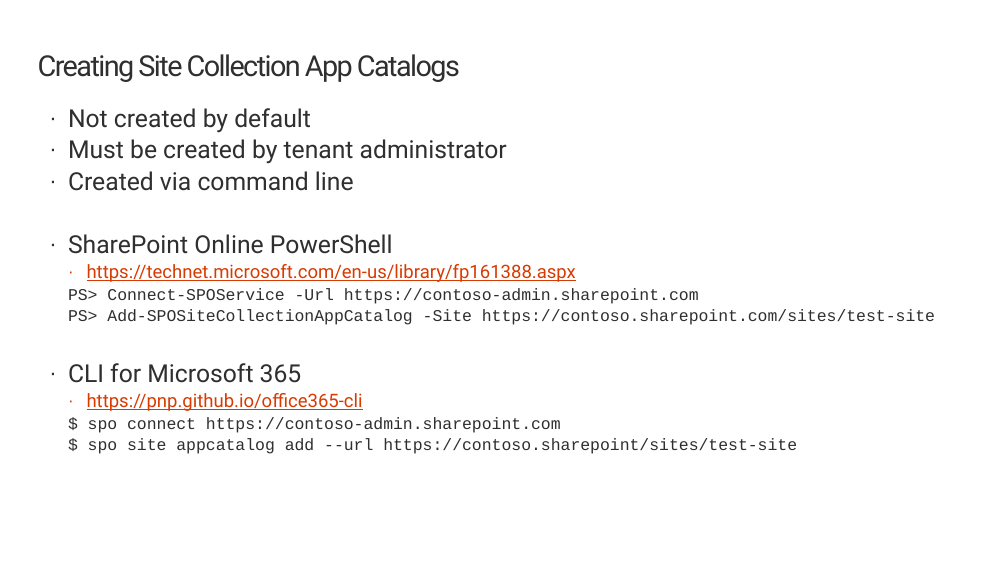
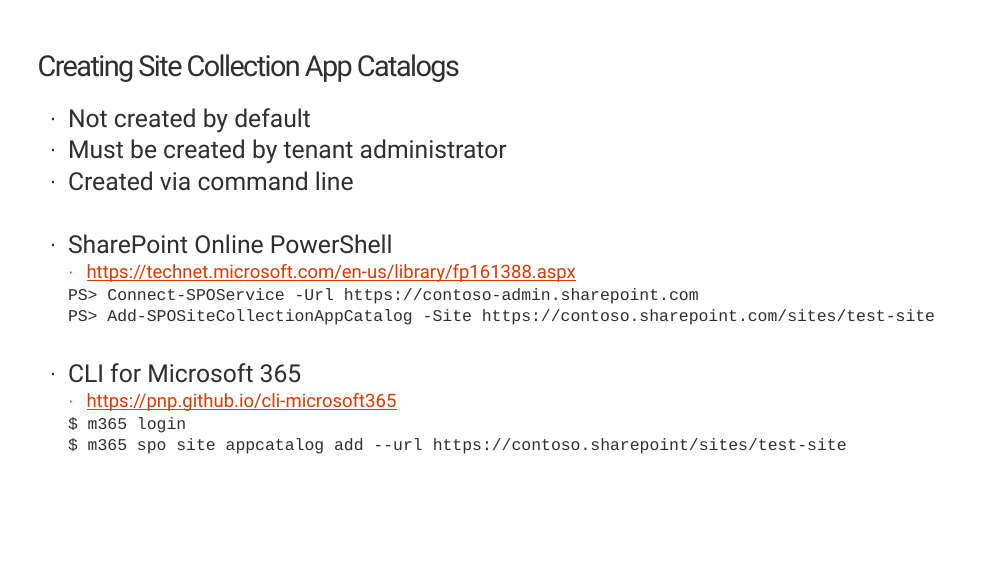
Before and after one commit to SharePoint/sp-dev-training-spfx-deployment, a slide deck: slide 5 of 02-appcatalogs.pptx. Drawn at 1008x567 pixels with LibreOffice and Linux fonts; fonts in the diff are those of the drawing; background and template pictures are left out. Boxes give left, top, right and bottom in pixels: in the first picture for what was removed or moved away, otherwise in the second. Text is boxed around its words. In the diff, an @@ line names an element or a change of style, - is before the commit and + after.

```diff
--- a/02-appcatalogs.pptx
+++ b/02-appcatalogs.pptx
@@ text at <box>87,393,847,454</box>: text changed @@
-  · https://pnp.github.io/office365-cli
-  $ spo connect https://contoso-admin.sharepoint.com
-  $ spo site appcatalog add --url https://contoso.sharepoint/sites/test-site
+  · https://pnp.github.io/cli-microsoft365
+  $ m365 login
+  $ m365 spo site appcatalog add --url https://contoso.sharepoint/sites/test-site
```
Also in this commit, not shown: 1 other slide changed, 54 other files.
